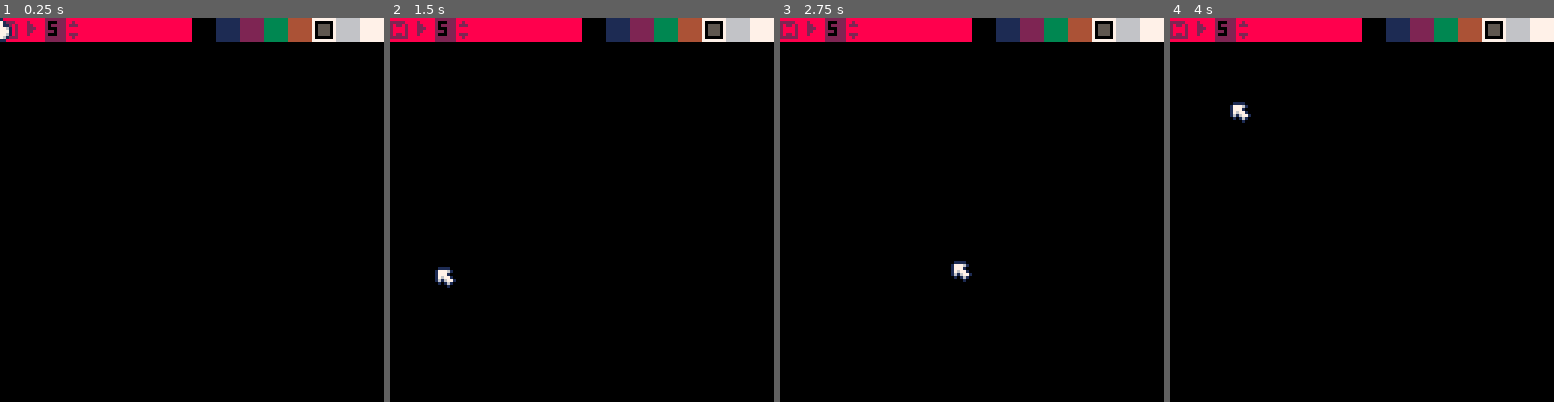
Above: before the commit, frames 1-4 (left to right).
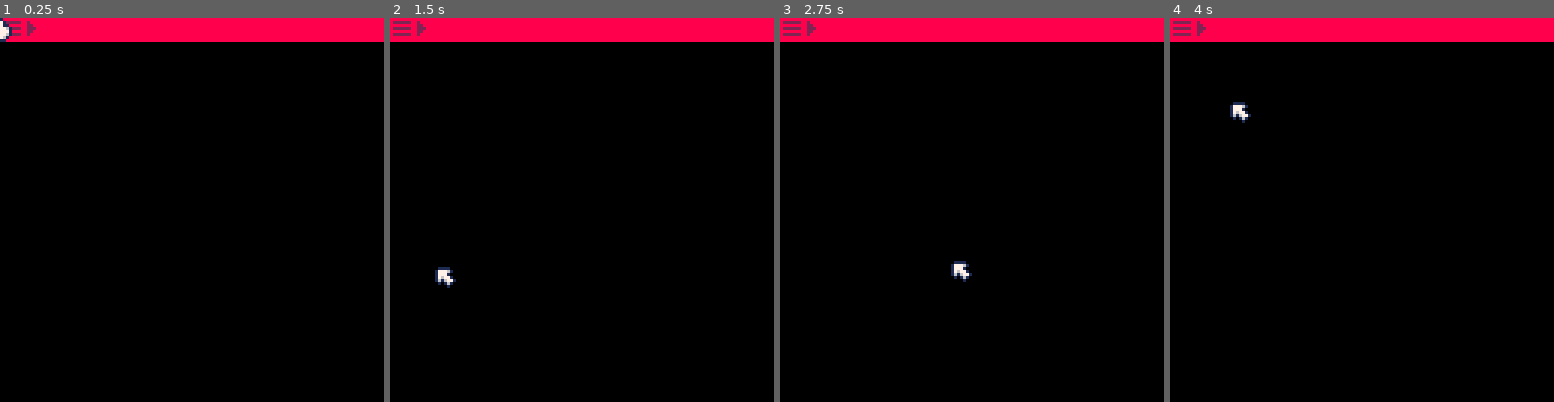
Above: after the commit, the same moments.

Repository: freds72/daggers
Game: PICO-8 cartridge carts/ui.p8
Two runs of this game, one before a commit and one after it. Both use one fixed random seed, a clock stepped at 60 frames per second and the inputs below.
Inputs (mouse positions are in pixels of both pictures, inside the frame that each line leads up to):
- Up to frame 1 (0.25 s): no input
- Up to frame 2 (1.5 s): click (670, 121) at 0.67 s; click (436, 267) at 1.22 s
- Up to frame 3 (2.75 s): click (887, 114) at 1.77 s; click (952, 259) at 2.32 s
- Up to frame 4 (4 s): click (1404, 106) at 2.87 s; click (1465, 256) at 3.42 s; click (1231, 102) at 3.97 s

The runs differ from the first frame. In frame 1, 3.6% of the frame differs, in the area x 2-100%, y 0-7%; in frame 2, 3.7%, in the area x 0-100%, y 0-7%; in frame 3, 3.7%; in frame 4, 3.7%.

Commit message:
improved editor added support for dialog box (ui)

Diff:
--- a/carts/editor.p8
+++ b/carts/editor.p8
@@ -27,14 +27,14 @@
 07000700070007007070700070070000700700000000000000000000de0000003312333334344433333333333334443300000000000000000000000000000000
 07777700077777000000000077700000000000000000000000000000e10000003211333333434432233322333333333300000000000000000000000000000000
 00000000000000000000000000000000000000000000000000000000fe0000001111122222222222222222221111111100000000000000000000000000000000
-00777700000bb0000000000000088000000000000000000000000000000000005555555555555555555555555321234500000000000000000000000000000000
-07aaaa7000bbbb000000000000822800110000000000000000000000000000005454555555555454444444555541354400000000000000000000000000000000
-7a9009a706b36b700000000000444400221100000000000000000000000000004444444444444444444343433342453300000000000000000000000000000000
-9a0000a9003b1300001e780000044000332211100000000000000000000000003333334444444444444444443342443300000000000000000000000000000000
-9a0000a900363b00012ee780049ee940443333221000000000000000000000003344555554444444444444443342243300000000000000000000000000000000
-9a7007a90494994000122e0000999900555444332100000000000000000000003444444444444444444433232342243300000000000000000000000000000000
-09a77a90005555000002200000999900666655544332210000000000000000003444444444444444444444433342243300000000000000000000000000000000
-00999900002442000000000000900900777776665544332100000000000000003344444444444444444444433332243300000000000000000000000000000000
+00000000000000000000000000000000000000000000000000000000000000005555555555555555555555555321234500000000000000000000000000000000
+07777770000000000000000000000000110000000000000000000000000000005454555555555454444444555541354400000000000000000000000000000000
+00000000000000000000000000000000221100000000000000000000000000004444444444444444444343433342453300000000000000000000000000000000
+07777770000000000000000000000000332211100000000000000000000000003333334444444444444444443342443300000000000000000000000000000000
+00000000000000000000000000000000443333221000000000000000000000003344555554444444444444443342243300000000000000000000000000000000
+07777770000000000000000000000000555444332100000000000000000000003444444444444444444433232342243300000000000000000000000000000000
+00000000000000000000000000000000666655544332210000000000000000003444444444444444444444433342243300000000000000000000000000000000
+00000000000000000000000000000000777776665544332100000000000000003344444444444444444444433332243300000000000000000000000000000000
 00000000000000000000000000000000888222111000000000000000000000003344444444444444444444433332243300000000000000000000000000000000
 00000000000000000000000000000000999999882210000000000000000000003222343444444444444444444432223400000000000000000000000000000000
 00000000000000000000000000000000aaaaabbcde10000000000000000000004343334343333344444444444431235400000000000000000000000000000000
--- a/carts/level_2.p8
+++ b/carts/level_2.p8
@@ -2,13 +2,13 @@
 version 39
 __gfx__
 10d4000400000000000000100500000000000010100600000000002010100700000000003010100800000000003010100900000000003010100a000000000000
-40401400000000000010101500000000000020001600000000003020201700000000004010101800000000005100001a00000000000060002400000000000010
+40401400000000000010101500000000000011001600000000003010101700000000004000001800000000005100001a00000000000060002400000000000010
 10250000000000302020260000000000201010330000000000002020340000000000100000350000000020001010360000000020000000370000000020000000
-3800000000300000003900000000300000003a000000000070007043000000000021211144000000002121200045000000203020202046000000200000202047
-00000020002020204800000020002020204900000000404020204a00000000005050505100000000001111115200000000111111115300000011110000005400
-000030000000005500000030000000005600000030000000005700000030000000005800000040909000005900000050000010005a0000000000004010600000
-00000030303061000000003040404062000000300000000063000030000000000064000030000000000065000030000000000066000030000000000067000031
-00000000006800000040808000006900000061000030006a00000000000000507000000000003131317100000000313100007200000031400000007300004040
+3800000000300000003900000000300000003a000000000070007043000000000021211144000000002020200045000000203020101046000000200000101047
+00000020001010104800000020001010104900000000404010104a00000000004150505100000000001111115200000000111111115300000011110000005400
+000030000000005500000030000000005600000030000000005700000030000000005800000040101000005900000050000010005a0000000000004010600000
+00000030303061000000003000000062000000300000000063000030000000000064000030000000000065000030000000000066000030000000000067000031
+00000000006800000040100100006900000061000011006a00000000000000507000000000003131317100000000310000007200000031000000007300004000
 00000000740000400000000000750000400000000000760000400000000000770000400000000000780000003100000000790000000061515040810000000000
 40314082000000004040000083000000404000000084000000400000000085000000400000000086000000400000000087000000404000000088000000003140
 40409200000000000040409300000000004040409400000000404040409500000000404040409600000000404040409700000000003140400000000000000000
--- a/carts/main.lua
+++ b/carts/main.lua
@@ -433,11 +433,11 @@
       local origin=thing.origin
       -- zangle
       local dx,dz=cx-origin[1],cz-origin[3]
-      local side,flip=8*((atan2(dx,-dz)-thing.zangle+0.5+0.0625)&0x0.ffff)\1
+      local zangle=atan2(dx,-dz)
+      local side,flip=8*((zangle-thing.zangle+0.5+0.0625)&0x0.ffff)\1
       if(side>4) side=4-(side%5) flip=true
 
-      local a=atan2(dx,dz)
-      local yside=8*((atan2(dx*cos(a)+dz*sin(a),cy-origin[2])-0.25+0.0625)&0x0.ffff)\1
+      local yside=8*((atan2(dx*cos(-zangle)+dz*sin(-zangle),cy-origin[2])-0.25+0.0625)&0x0.ffff)\1
       if(yside>4) yside=4-(yside%5)
       -- copy to spr
       -- skip top+top rotation
@@ -494,7 +494,7 @@
       vel=v_scale(vel,0.9)
       -- converge toward player
       local dir=v_dir(origin,_plyr.eye_pos)
-      -- forces=v_add(forces,dir,5+seed*cos(time()/5))
+      forces=v_add(forces,dir,5+seed*cos(time()/5))
       -- avoid others
       local idx=world_to_grid(origin)
 
@@ -567,9 +567,9 @@
   add(_things,_plyr)
   -- test objects
   for i=0,50 do
-    --make_skull({32+rnd(768),18+rnd(48),32+rnd(768)})
-  end
-  make_skull({512,24,512})
+    make_skull({32+rnd(768),18+rnd(48),32+rnd(768)})
+  end
+  --make_skull({512,24,512})
 
   _cam=make_fps_cam()
 
--- a/carts/poly.lua
+++ b/carts/poly.lua
@@ -52,12 +52,13 @@
 
 function polyline(p,np,c)
 	local v0=p[np]
-	color(c)
+
 	for i=1,np do
 		local v1=p[i]
 		local dx,dy=abs(v0.x-v1.x),abs(v0.y-v1.y)
-		--fillp(dx>dy and ▥ or ▤)
-		line(v0.x,v0.y,v1.x,v1.y)
+		-- @kometbomb idea
+		local pattern=dx<dy and 0x1100.f0f0 or 0x1100.aaaa
+		line(v0.x,v0.y,v1.x,v1.y,c|pattern)
 		v0=v1
 	end
 end
--- a/carts/ui.lua
+++ b/carts/ui.lua
@@ -42,7 +42,7 @@
 end
 
 -- main window: handles cursor layer
-function main_window(cursor,clear)
+function main_window(cursor,clear,is_dialog)
     cursor=cursor or 0
     local mx,my
     local mstate={}
@@ -75,6 +75,42 @@
             if(not msg.cursor) cursor=nil return
             cursor=cursors[msg.cursor] or cursors.pointer
             msg.handled=true
+        end,
+        dialog=function(self,x,y,w,h,border)
+            has_dialog=true
+            local prev_update,prev_draw=_update,_draw
+            local win=main_window(cursor,clear,true)
+            local mm=win.mousemove
+            win.close=function()
+                -- restore previous window
+                local d=_draw
+                _update,_draw=prev_update,function()
+                    d()
+                    _draw=prev_draw
+                end
+            end
+            win.mousemove=function(self,msg)
+                -- base function
+                mm(self,msg)
+                --
+                if msg.lmbp and (msg.mx<x or msg.my<y or msg.mx>x+w or msg.my>y+h) then
+                    has_dialog=false
+                    self:close()
+                end
+            end
+            win.overlay=function()
+                if border then
+                    rect(x,y,x+w,y+w,border)
+                end
+            end
+            -- finish current update/draw cycle
+            local d=_draw
+            _draw=function()
+                prev_draw(true)
+                memcpy(0x8000,0x6000,0x2000)
+                _draw=d
+            end
+            return win
         end
     })
     -- take over update and draw
@@ -114,20 +150,28 @@
             })
         end
     end
-    _draw=function()
-        cls(clear)
+    _draw=function(no_cursor)
+        if is_dialog then
+            memcpy(0x6000,0x8000,0x2000)
+        else
+            cls(clear)
+        end
+        -- base draw
         win:onmessage({
             name="draw"
         })
+        -- items drawn on top of all others
         win:onmessage({
             name="overlay"
         })
-        -- display cursor
-        if cursor then
-            spr(cursor[1],mx+cursor[2],my+(cursor[3] or 0))
-        end
-        -- reset cursor each frame
-        cursor=cursors.pointer
+        if not no_cursor then
+            -- display cursor
+            if cursor then
+                spr(cursor[1],mx+cursor[2],my+(cursor[3] or 0))
+            end
+            -- reset cursor each frame
+            cursor=cursors.pointer
+        end
     end
     return win
 end
@@ -159,18 +203,29 @@
 end
 
 -- button constructor
+-- default param is sprite id
+-- alternate: {text="text to display", color="text color"}
 function make_button(s,binding)
+    -- icon button
+    local t=1
+    if type(s)=="table" then
+        t=2
+    end
     local frames=0
     return is_button({
         draw=function(self)
             pal(7,frames>0 and 15 or 2)
             local r=self.rect
-            spr(s,r.x,r.y)
+            if t==1 then
+                spr(s,r.x,r.y)
+            else
+                print(s.text,r.x,r.y,s.color)
+            end
             pal()
             frames=max(frames-1)
         end,
         clicked=function(self,msg)
-            binding:set(true)
+            binding:set(s)
             frames=3
         end
     })
@@ -212,6 +267,7 @@
         overlay=function(self)
             if binding:get()==c then
                 local r=self.rect
+                fillp()
                 rect(r.x+1,r.y+1,r.x+r.w-2,r.y+r.h-2,0)
                 rect(r.x,r.y,r.x+r.w-1,r.y+r.h-1,7)
             end
@@ -250,7 +306,7 @@
     h=h or 8
     -- number of items per row
     local n=width\w
-    assert(n!=0,"list too small")
+    assert(n>0,"Invalid width: "..w)
     local win=is_window({
         add=function(self,child)
             local r=self.rect
@@ -264,6 +320,7 @@
             local focus=msg.mx>=r.x and msg.mx<=r.x+r.w and msg.my>=r.y and msg.my<=r.y+r.h
             if focus and msg.wheel!=0 then
                 local i0=binding:get()
+                -- focus to next "row"
                 binding:set(i0-msg.wheel*n)
                 msg.handled=true
             end
@@ -276,11 +333,16 @@
             if(msg.handled) return
             -- cascade to child
             if #self>0 then
-                local i0=binding:get()\n
-                local my=msg.my
-                if(msg.my) msg.my+=i0*h
-                camera(0,i0*h)
-                for i=i0*n+1,min((i0+1)*n,#self) do
+                local r=self.rect
+                -- ensure selected item is visible
+                local i0,my=binding:get(),msg.my
+                -- how many items vertically
+                local nh=r.h\h
+                local yoffset=(i0\n)*h
+                if(msg.my) msg.my+=yoffset
+                camera(0,yoffset)
+                -- todo: draw all that fits horizontally AND vertically
+                for i=(i0\n)*n+1,min(((i0\n)+1)*max(n,nh),#self) do
                     local child=self[i]
                     child:onmessage(msg)
                     if(msg.handled) break
@@ -321,6 +383,7 @@
         end
     }
 end
+
 -- binding with a range
 function bounded_binding(env,prop,lower,upper)
     return {
--- a/carts/ui.p8
+++ b/carts/ui.p8
@@ -3,10 +3,26 @@
 __lua__
 #include ui.lua
 
+local _files={
+    'sKULL',
+    'rEAPER',
+    'bULLET',
+}
 local _state={
     selected_color=5,
     save=function()
-        printh("save!!")
+        local dialog_state={
+            selected_file=0
+        }
+        local dialog=_main:dialog(0,8,64,64,15)
+        dialog:add(make_static(8),0,8,64,64)
+        local list=dialog:add(make_list(63,62,8,bounded_binding(dialog_state,"selected_file",0,#_files-1)),2,10,63,63)
+        for i=1,#_files do
+            list:add(make_button({text=_files[i],color=2},binding(function(s)
+                --
+                dialog:close()
+            end)))
+        end
     end,
     erase_tool=nil
 }
@@ -17,19 +33,6 @@
 
     _main=main_window()
     local banner=_main:add(make_static(8),0,0,127,7)
-    local list=banner:add(make_list(64,8,8,bounded_binding(_state,"selected_color",0,15)),64,0,80,7)
-    for i=0,15 do
-        list:add(make_color_picker(i,binding(_state,"selected_color")))
-    end
-    -- +-
-    _main:add(make_static(2,binding(_state,"selected_color")),15,0,6,7)
-    _main:add(make_button(21,binding(function()
-        _state.selected_color=min(15,_state.selected_color+8)
-    end)),22,0,4,4)
-    _main:add(make_button(22,binding(function()
-        _state.selected_color=max(0,_state.selected_color-8)
-    end)),22,4,4,4)
-
 
     _main:add(make_button(16,binding(_state.save)),0,0)
     _main:add(make_button(17,binding(_state,"erase_tool")),8,0)
@@ -46,9 +49,9 @@
 00001000001761000001000007007000000000000000000000000000000000000000000000000000000000000000000000000000000000000000000000000000
 00000000000110000000000000000000000000000000000000000000000000000000000000000000000000000000000000000000000000000000000000000000
 00000000000000000000000000000000000000000000000000000000000000000000000000000000000000000000000000000000000000000000000000000000
-77777000070000007070700000070000000700000070000007770000000000000000000000000000000000000000000000000000000000000000000000000000
-70770700077000000000000000777000000070000777000000700000000000000000000000000000000000000000000000000000000000000000000000000000
-70000700077700007000700007777700077777000000000000000000000000000000000000000000000000000000000000000000000000000000000000000000
-70000700077000000000000070777000707770000000000000000000000000000000000000000000000000000000000000000000000000000000000000000000
-70770700070000007070700070070000700700000000000000000000000000000000000000000000000000000000000000000000000000000000000000000000
-77777700000000000000000077700000000000000000000000000000000000000000000000000000000000000000000000000000000000000000000000000000
+07777770070000007070700000070000000700000070000007770000000000000000000000000000000000000000000000000000000000000000000000000000
+00000000077000000000000000777000000070000777000000700000000000000000000000000000000000000000000000000000000000000000000000000000
+07777770077700007000700007777700077777000000000000000000000000000000000000000000000000000000000000000000000000000000000000000000
+00000000077000000000000070777000707770000000000000000000000000000000000000000000000000000000000000000000000000000000000000000000
+07777770070000007070700070070000700700000000000000000000000000000000000000000000000000000000000000000000000000000000000000000000
+00000000000000000000000077700000000000000000000000000000000000000000000000000000000000000000000000000000000000000000000000000000
